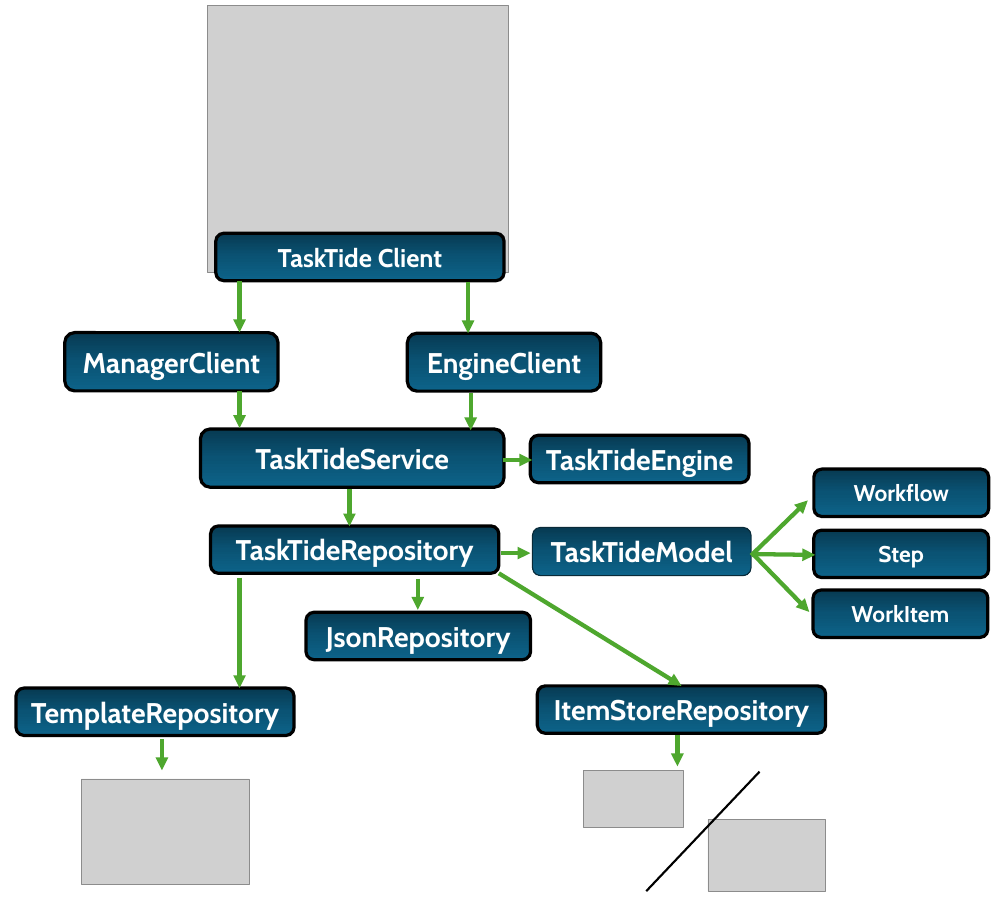
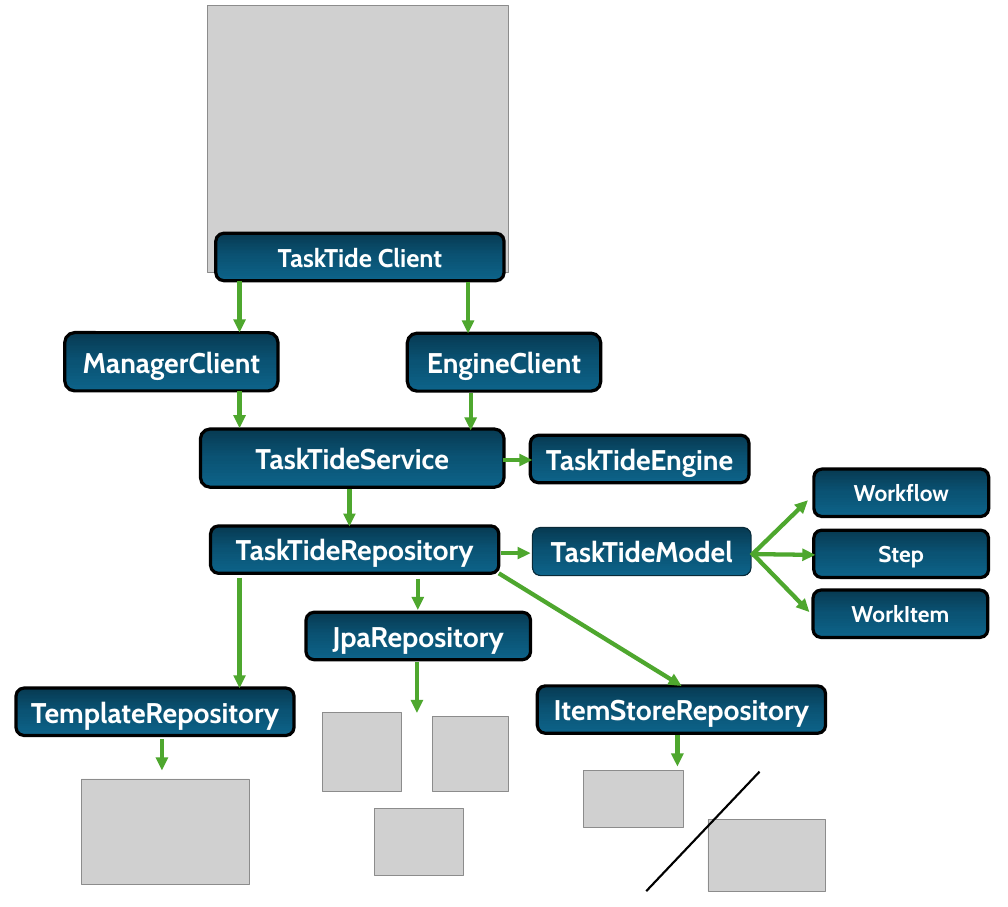
Before and after one commit to BrenKenna/TaskTide, a slide deck: slide 1 of tasktide/docs/Diagrams/Diagrams.pptx. Drawn at 1008x907 pixels with LibreOffice and Linux fonts; fonts in the diff are those of the drawing; grey boxes stand for pictures. Boxes give left, top, right and bottom in pixels: in the first picture for what was removed or moved away, otherwise in the second. Text is boxed around its words. In the diff, an @@ line names an element or a change of style, - is before the commit and + after.

Commit message:
Updated Repo documentation for SQL & JPA Repository updates

```diff
--- a/tasktide/docs/Diagrams/Diagrams.pptx
+++ b/tasktide/docs/Diagrams/Diagrams.pptx
@@ text in rounded rectangle at (x1=333, y1=627, x2=504, y2=654): text changed @@
-JsonRepository
+JpaRepository
@@ arrow added from (417, 661) to (417, 713), #4EA72E 6 pt @@
@@ picture added at (x1=323, y1=713, x2=401, y2=791) @@
@@ picture added at (x1=433, y1=716, x2=508, y2=792) @@
@@ picture added at (x1=374, y1=808, x2=463, y2=875) @@
```
Also in this commit, not shown: 1 slide added, 2 other files.
